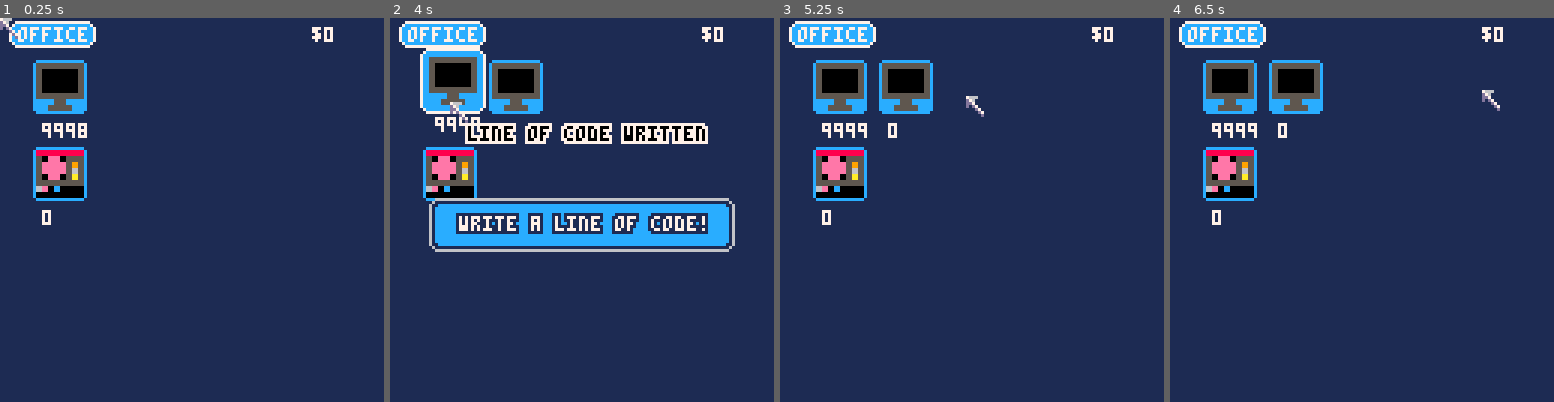
Above: before the commit, frames 1-4 (left to right).
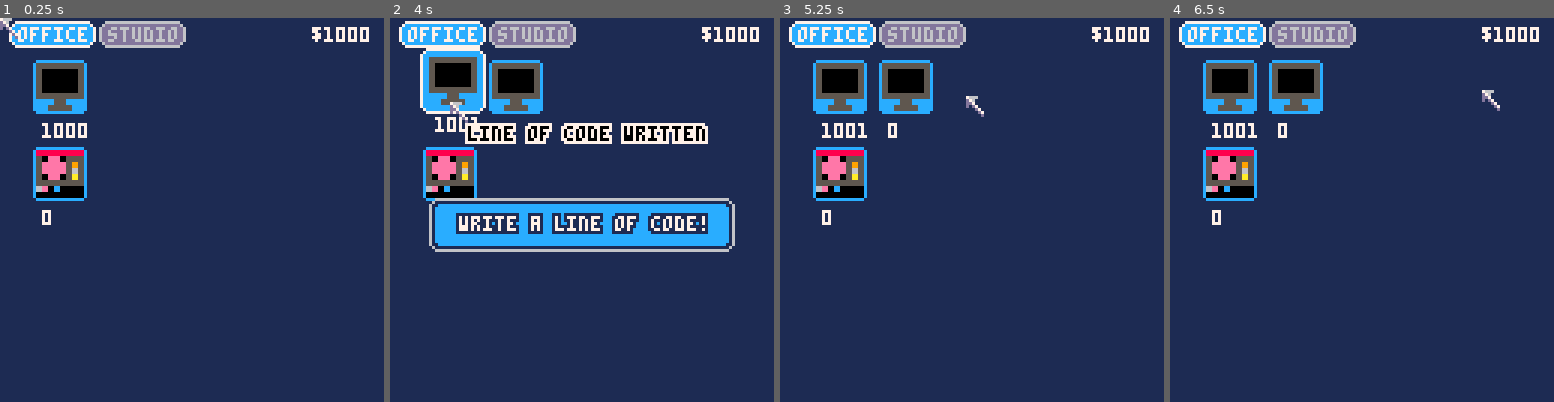
Above: after the commit, the same moments.

Repository: wesen/carts
Game: PICO-8 cartridge games/gamedevgame/gamedevgame.p8
The game is run twice, just before and just after one commit, with the same random seed, the same clock (stepped at 60 frames per second) and the same inputs.
Inputs (mouse positions are in pixels of both pictures, inside the frame that each line leads up to):
- Up to frame 1 (0.25 s): no input
- Up to frame 2 (4 s): click (670, 121) at 0.67 s; click (436, 267) at 1.22 s; click (497, 114) at 1.77 s; click (562, 259) at 2.32 s; click (624, 106) at 2.87 s; click (685, 256) at 3.42 s; click (451, 102) at 3.97 s
- Up to frame 3 (5.25 s): click (902, 248) at 4.52 s; click (964, 94) at 5.07 s
- Up to frame 4 (6.5 s): click (1419, 244) at 5.62 s; click (1481, 90) at 6.17 s

The runs differ from the first frame. In frame 1, 1.9% of the frame differs, in the area x 10-97%, y 0-32%; in frame 2, 1.9%; in frame 3, 2.0%; in frame 4, 2.0%.

Commit message:
Create the least present resource

Diff:
--- a/games/gamedevgame/gamedevgame.p8
+++ b/games/gamedevgame/gamedevgame.p8
@@ -949,7 +949,6 @@
   tab_game
 )
 res_loc.active=true
-res_loc.count=9998
 
 res_func=resource_cls.init(
 "func",
@@ -993,9 +992,7 @@
  tab_game
 )
 res_contract_work.on_produced_cb=function(self)
- if glb_resource_manager.money<9999 then
-  glb_resource_manager.money+=10
- end
+ glb_resource_manager.money+=10
 end
 
 --
@@ -1128,7 +1125,6 @@
  "game tested",
  tab_game
 )
--- res_build.created=true
 
 res_release=resource_cls.init(
  "release",
@@ -1295,8 +1291,15 @@
   end
  end
 
+
  if #potential_resources>0 and maybe(0.2) then
-  res=rnd_elt(potential_resources)
+  local min_count=1000
+  for _,k in pairs(potential_resources) do
+   if k.count<min_count then
+    res=k
+    min_count=k.count
+   end
+  end
  end
 
  if (res==nil) return
@@ -1510,24 +1513,8 @@
 function _init()
  poke(0x5f2d,1)
  if glb_debug then
-  -- local coder=cls_coder.init(3)
-  -- coder.t=1
-  -- cls_coder.init(3)
-  -- cls_coder.init(3)
-  -- local gfx_artist=cls_gfx_artist.init(2)
-  -- gfx_artist=cls_gfx_artist.init(3)
-  -- gfx_artist=cls_gfx_artist.init(3)
-  -- gfx_artist=cls_gfx_artist.init(3)
-  -- gfx_artist=cls_gfx_artist.init(3)
-  -- local game_designer=cls_game_designer.init(2)
-  -- game_designer=cls_game_designer.init(2)
-  -- cls_tweeter.init(3)
-  -- cls_tweeter.init(3)
-  -- cls_youtuber.init(3)
-  -- cls_youtuber.init(3)
-  -- cls_twitcher.init(3)
-  -- cls_twitcher.init(3)
-  glb_resource_manager.money=0
+  res_loc.count=1000
+  glb_resource_manager.money=1000
  end
 end
 
--- a/games/gamedevgame/main.lua
+++ b/games/gamedevgame/main.lua
@@ -1,24 +1,8 @@
 function _init()
  poke(0x5f2d,1)
  if glb_debug then
-  -- local coder=cls_coder.init(3)
-  -- coder.t=1
-  -- cls_coder.init(3)
-  -- cls_coder.init(3)
-  -- local gfx_artist=cls_gfx_artist.init(2)
-  -- gfx_artist=cls_gfx_artist.init(3)
-  -- gfx_artist=cls_gfx_artist.init(3)
-  -- gfx_artist=cls_gfx_artist.init(3)
-  -- gfx_artist=cls_gfx_artist.init(3)
-  -- local game_designer=cls_game_designer.init(2)
-  -- game_designer=cls_game_designer.init(2)
-  -- cls_tweeter.init(3)
-  -- cls_tweeter.init(3)
-  -- cls_youtuber.init(3)
-  -- cls_youtuber.init(3)
-  -- cls_twitcher.init(3)
-  -- cls_twitcher.init(3)
-  glb_resource_manager.money=0
+  res_loc.count=1000
+  glb_resource_manager.money=1000
  end
 end
 
--- a/games/gamedevgame/resources.lua
+++ b/games/gamedevgame/resources.lua
@@ -17,7 +17,6 @@
   tab_game
 )
 res_loc.active=true
-res_loc.count=9998
 
 res_func=resource_cls.init(
 "func",
@@ -194,7 +193,6 @@
  "game tested",
  tab_game
 )
--- res_build.created=true
 
 res_release=resource_cls.init(
  "release",
--- a/games/gamedevgame/worker.lua
+++ b/games/gamedevgame/worker.lua
@@ -89,8 +89,15 @@
   end
  end
 
+
  if #potential_resources>0 and maybe(0.2) then
-  res=rnd_elt(potential_resources)
+  local min_count=1000
+  for _,k in pairs(potential_resources) do
+   if k.count<min_count then
+    res=k
+    min_count=k.count
+   end
+  end
  end
 
  if (res==nil) return
